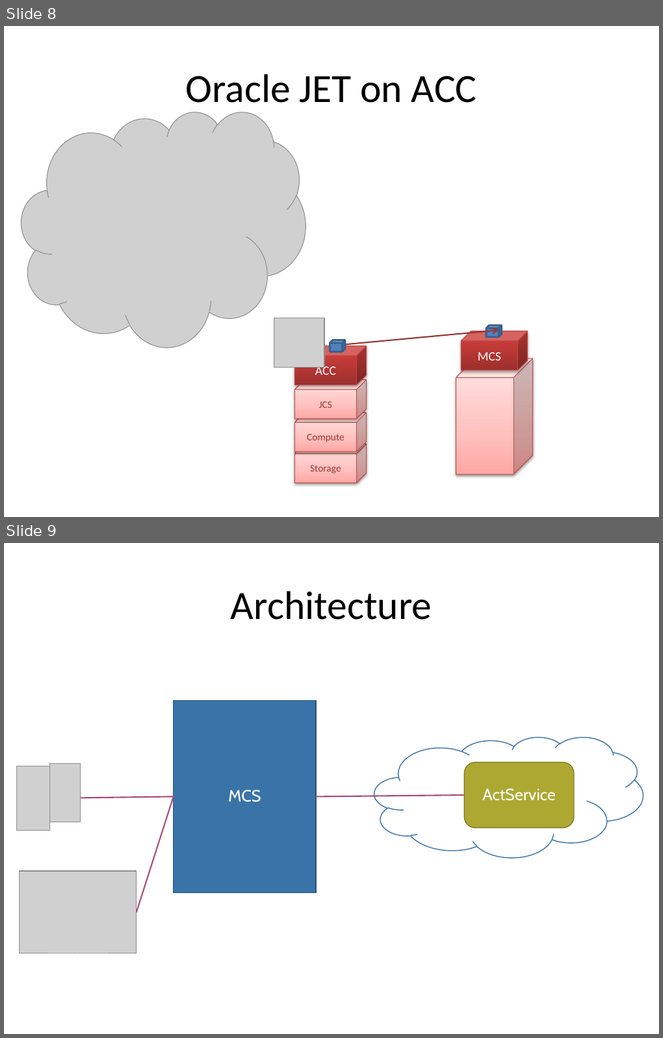
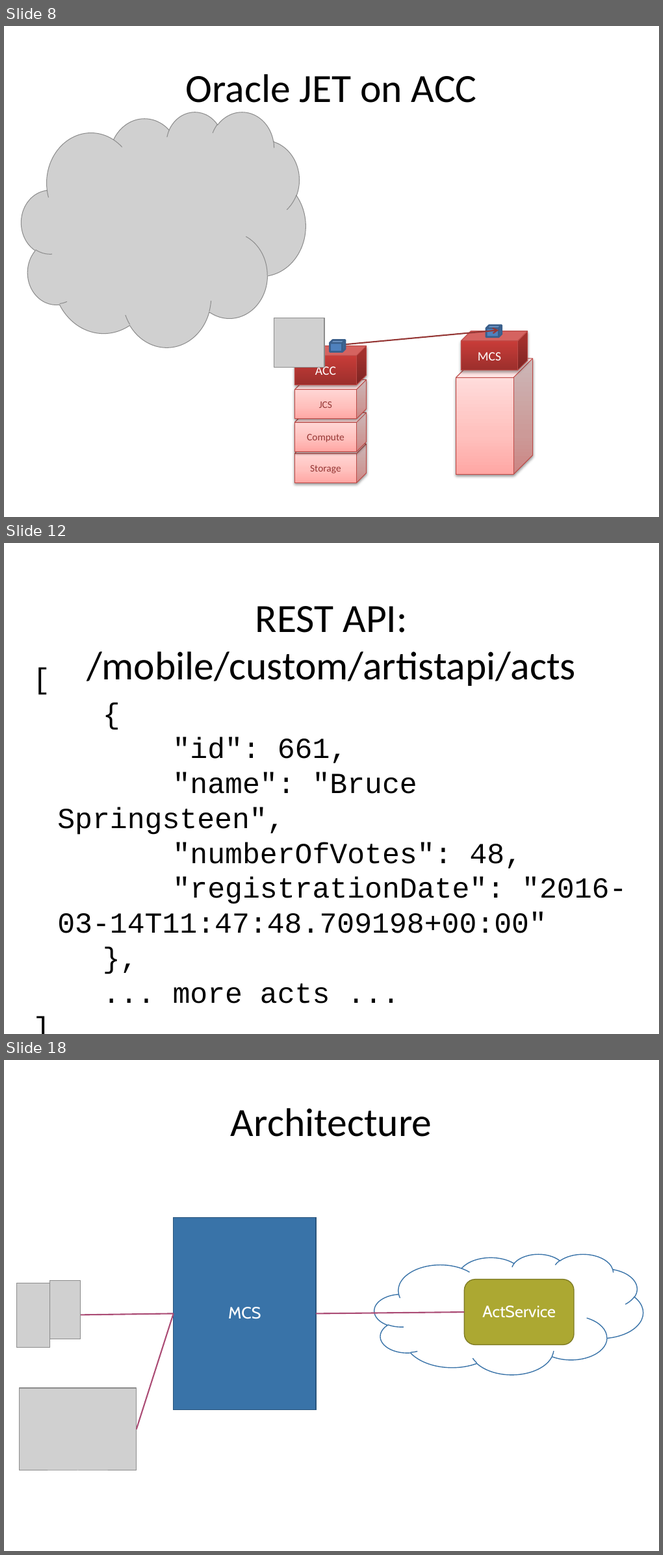
Before and after one commit to lucasjellema/aced-cloud-demo-ofmw2016-valencia, a slide deck: soaring-through-the-clouds-ofmw-forum2016-valencia-demo.pptx. Shown one above the other, each under a label of ours: slides 8 and 9 before the commit, slides 8, 12 and 18 after it; the slides between them are not shown. The pictures are 663x1038 and 663x1555 pixels, drawn with LibreOffice and Linux fonts; fonts in the diff are those of the drawing; grey boxes stand for pictures. Boxes give left, top, right and bottom in pixels: in the first picture for what was removed or moved away, otherwise in the second. Text is boxed around its words. In the diff, an @@ line names an element or a change of style, - is before the commit and + after.

```diff
--- a/soaring-through-the-clouds-ofmw-forum2016-valencia-demo.pptx
+++ b/soaring-through-the-clouds-ofmw-forum2016-valencia-demo.pptx
@@ slide 12 added at (4, 543, 659, 1034), background #FFFFFF @@
@@ title added at (87, 606, 576, 686), 44 pt, text #000000 @@
+REST API: /mobile/custom/artistapi/acts
@@ text added at (57, 738, 627, 1004), 32 pt, text #000000 @@
+[
+{
+"id": 661,
+"name": "Bruce Springsteen",
+"numberOfVotes": 48,
+"registrationDate": "2016-03-14T11:47:48.709198+00:00"
+},
+... more acts ...
+]
@@ what was slide 9 is now slide 18 @@
```
Also in this commit, not shown: 9 other slides added.
